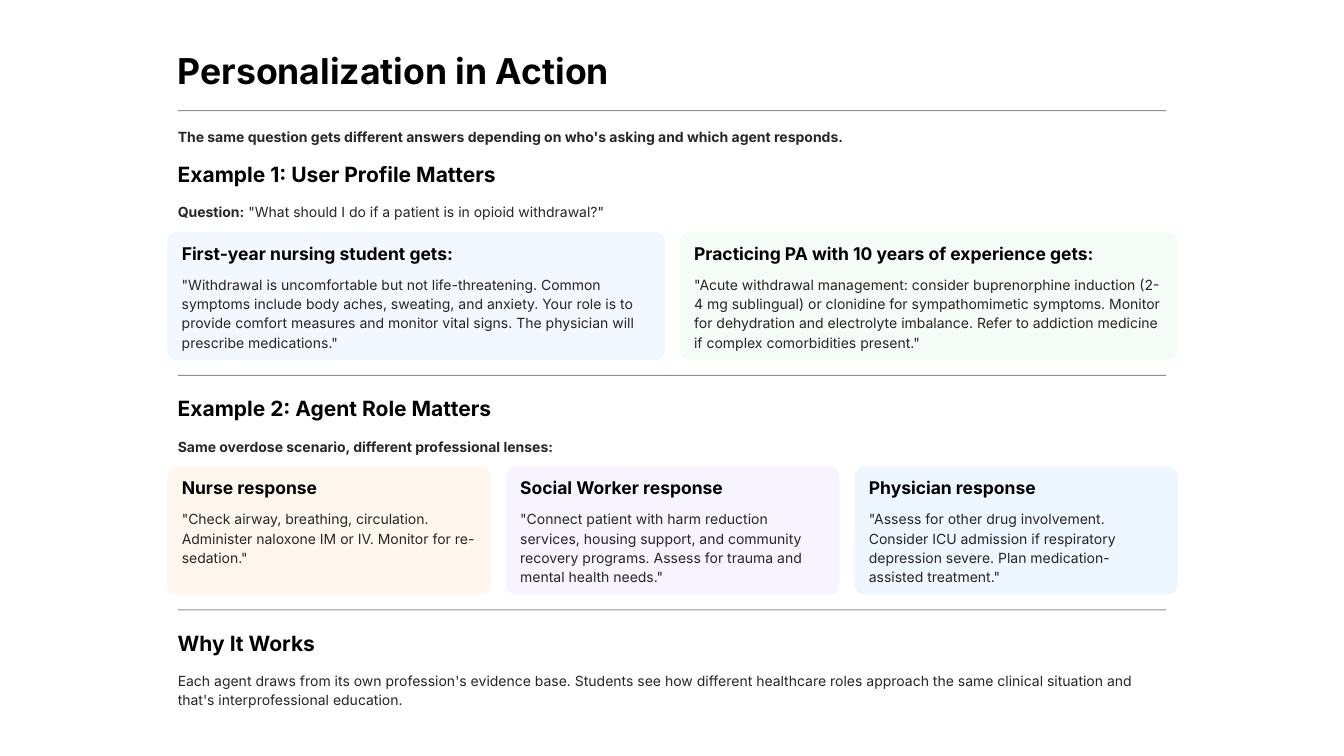
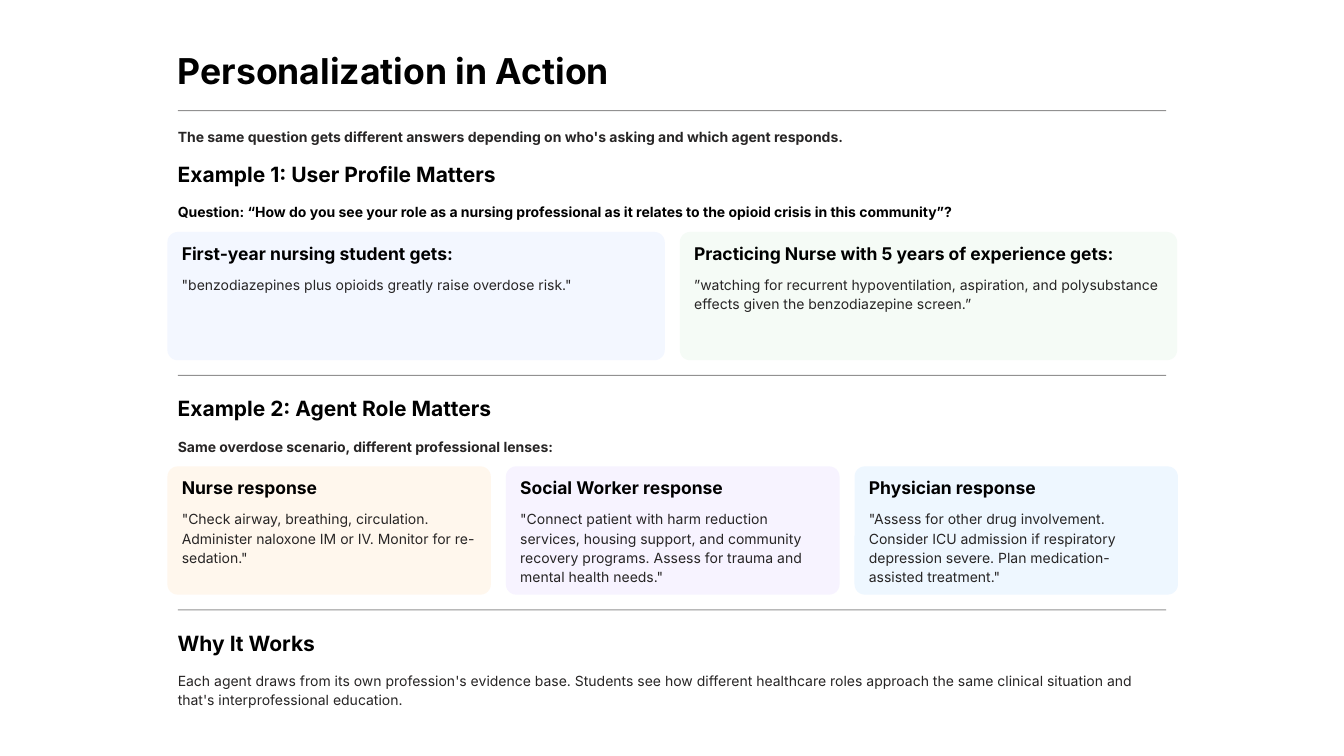
Before and after one commit to Anusha-raju/spring-2026-group1, a slide deck: slide 9 of presentation/bridge.pptx. Drawn at 1344x756 pixels with LibreOffice and Linux fonts; fonts in the diff are those of the drawing; background and template pictures are left out. Boxes give left, top, right and bottom in pixels: in the first picture for what was removed or moved away, otherwise in the second. Text is boxed around its words. In the diff, an @@ line names an element or a change of style, - is before the commit and + after.

Commit message:
revised ppt

```diff
--- a/presentation/bridge.pptx
+++ b/presentation/bridge.pptx
@@ text at [178, 206, 952, 220]: text changed; text colour #272525 to #000000; bold on @@
-Question: "What should I do if a patient is in opioid withdrawal?"
+Question: “How do you see your role as a nursing professional as it relates to the opioid crisis in this community”?
@@ text at [694, 246, 1113, 264]: text changed @@
-Practicing PA with 10 years of experience gets:
+Practicing Nurse with 5 years of experience gets:
@@ text at [182, 279, 571, 293]: text changed @@
-"Withdrawal is uncomfortable but not life-threatening. Common symptoms include body aches, sweating, and anxiety. Your role is to provide comfort measures and monitor vital signs. The physician will prescribe medications."
+"benzodiazepines plus opioids greatly raise overdose risk."
@@ text at [694, 279, 1158, 312]: text changed @@
-"Acute withdrawal management: consider buprenorphine induction (2-4 mg sublingual) or clonidine for sympathomimetic symptoms. Monitor for dehydration and electrolyte imbalance. Refer to addiction medicine if complex comorbidities present."
+”watching for recurrent hypoventilation, aspiration, and polysubstance effects given the benzodiazepine screen.”
```
Also in this commit, not shown: 4 other slides changed.
